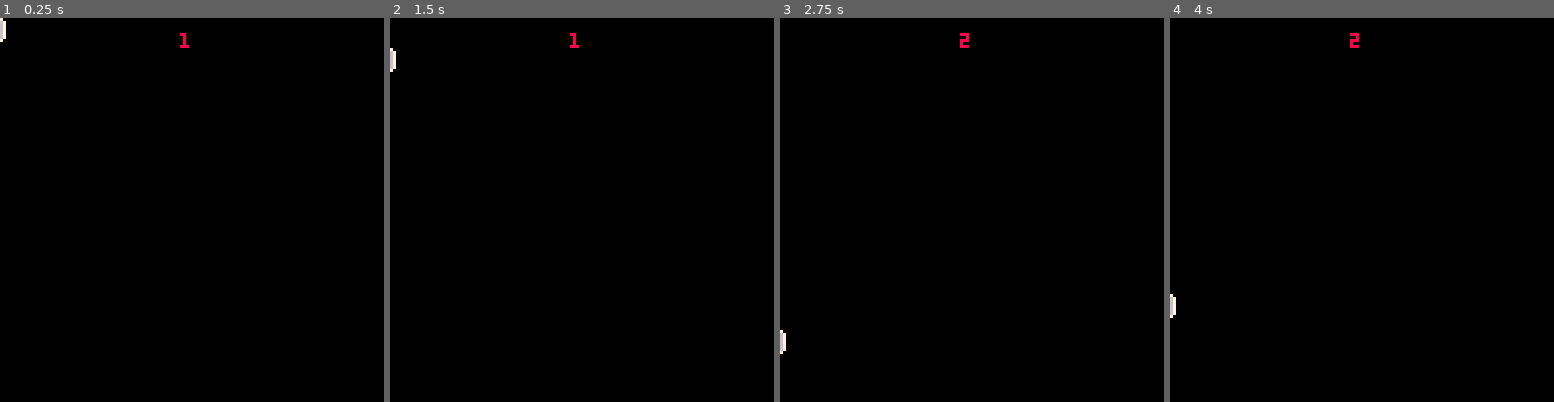
Above: before the commit, frames 1-4 (left to right).
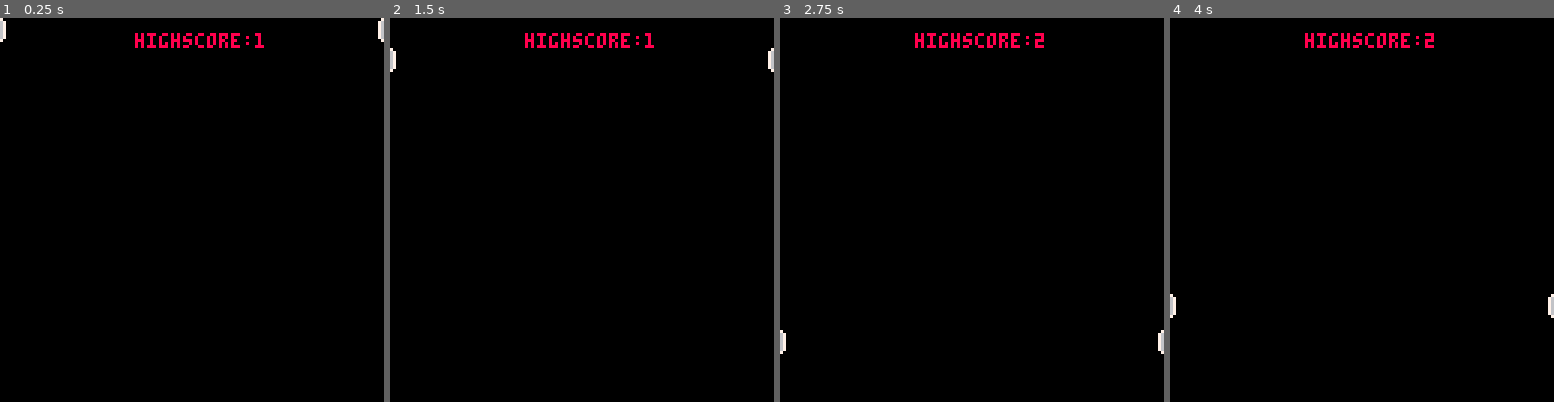
Above: after the commit, the same moments.

Repository: Ling-Lang/super_pong
Game: PICO-8 cartridge super_pong.p8
Same seed, same stepped clock (60 frames per second), same inputs: the game is played once before the commit and once after it.
Inputs:
- Up to frame 1 (0.25 s): no input
- Up to frame 2 (1.5 s): tap X (X key) at 0.33, 1.07 s; tap O (Z key) at 0.7 s
- Up to frame 3 (2.75 s): tap O (Z key) at 1.7, 2.1, 2.5 s; tap X (X key) at 1.85 s; hold Up 2.15-2.42 s
- Up to frame 4 (4 s): tap O (Z key) at 2.9, 3.3, 3.7 s; tap X (X key) at 2.97 s; hold Down 3.63-3.97 s

The runs differ from the first frame. In frame 1, 0.7% of the frame differs, in the area x 35-100%, y 0-8%; in frame 2, 0.7%; in frame 3, 0.7%, in the area x 35-100%, y 3-88%; in frame 4, 0.7%.

Commit message:
*lua & super_pong.p8 -> added temporary Game Over and better highscore counter

Diff:
--- a/movement.lua
+++ b/movement.lua
@@ -5,4 +5,6 @@
     if(player.y>120) then player.y=0end
     if btn(4) then player.speed=-5end
     if btn(5) then player.speed=5end
+    if(enemy.y<0) then enemy.y=120end
+    if(enemy.y>120) then enemy.y=0end
 end
--- /dev/null
+++ b/over.lua
@@ -0,0 +1,4 @@
+function game_over()
+    cls(136)
+    print("game over", 60, 60, 7)
+end
--- a/player_init.lua
+++ b/player_init.lua
@@ -5,6 +5,14 @@
     sp = 1,
     score = 1
 }
+enemy = {
+    x = player.x,
+    y = player.y,
+    speed = 0,
+    sp = 1,
+    score = 1
+}
 function hs()
-    print(player.score, 60, 5, 136)
+    print("highscore:", 45, 5, 136)
+    print(player.score, 85, 5, 136)
 end
--- a/super_pong.p8
+++ b/super_pong.p8
@@ -3,6 +3,8 @@
 __lua__
 --init
 #include player_init.lua
+#include movement.lua
+#include over.lua
 function _init()
 	cls(0)
 	print(player.speed, 20, 20, 4)
@@ -11,16 +13,18 @@
 
 -->8
 --update
-#include movement.lua
 function _draw()
 cls(0)
 	spr(1, player.x, player.y)
+	spr(2, 120, enemy.y)
 	hs()
+	if player.score>3 then game_over()end
 end
 
 function _update()
 	move()
 	player.y +=player.speed
+	enemy.y +=player.speed
 	player.speed=0
 end
 __gfx__
